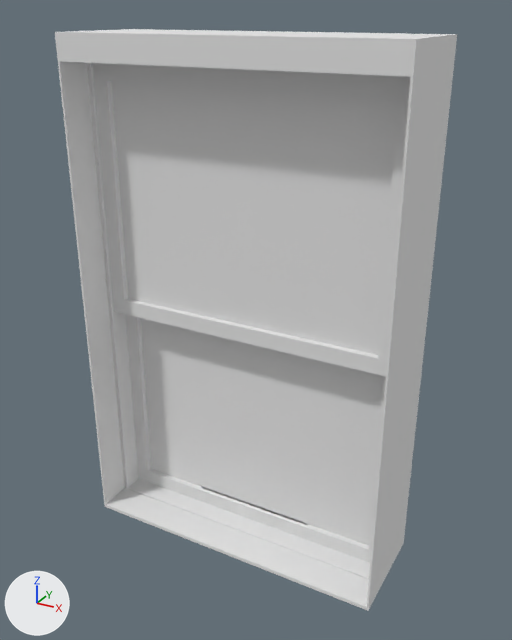
One commit to the OBJ model trunk/SweetHome3D/src/com/eteks/sweethome3d/io/resources/doubleHungWindow80x122.obj: the scene before it, then after it.
Rendered twice from a 50 mm camera at (0.788, -1.395, 2.265) aimed at (0.02, 0.001, 1.567). The lights are fixed; the arrows at lower left show +X, +Y and +Z. Where no turn or scale is listed for an object, it has been applied to the vertices. Vertices at the same position are counted once.

The first picture shows 'doubleHungWindow80x122'.
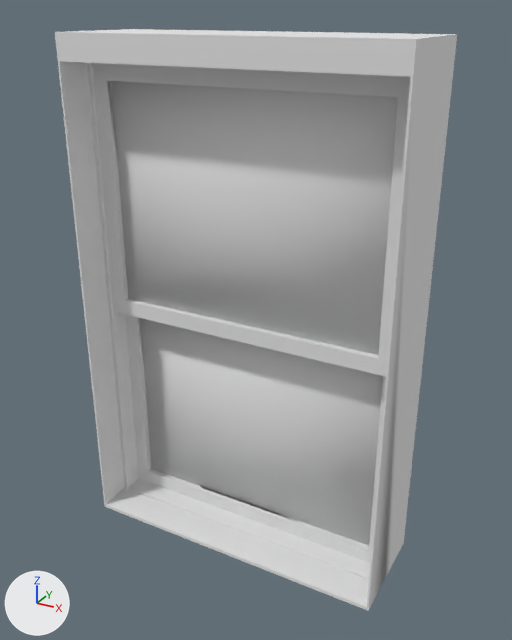
Edits to the scene script, one JSON object a line:
```json
{"block": "me_doublehungwindow80x122", "where": "# used by ob_doublehungwindow80x122; location = (0.0, 0.0, 0.0)"}
{"op": "remove", "block": "me_doublehungwindow80x122", "code": "me_doublehungwindow80x122.from_pydata(...)  # 270 vertices, 540 faces; spans x -0.405..0.405, y -0.139..0.131, z 0.939..2.218"}
{"op": "add", "block": "me_doublehungwindow80x122", "code": "me_doublehungwindow80x122.from_pydata(...)  # 147 vertices, 289 faces; spans x -0.405..0.405, y -0.139..0.131, z 0.939..2.218"}
{"block": "me_doublehungwindow80x122", "change": "me_doublehungwindow80x122 part 1"}
{"block": "me_doublehungwindow80x122", "change": "129 vertices are removed from x -0.4..0.4, y -0.139..0.131, z 0.939..2.158"}
{"block": "me_doublehungwindow80x122", "change": "412 faces are deleted"}
{"block": "me_doublehungwindow80x122", "change": "6 vertices are added at (0.391, -0.139, 0.939), (-0.391, 0.131, 0.939), (0.405, 0.001, 0.939), (0.405, -0.079, 0.939), (-0.404, -0.139, 0.939), (-0.4, -0.139, 0.939)"}
{"block": "me_doublehungwindow80x122", "change": "161 new faces join them, mat_white (white #e7e7e7)"}
```

What differs and where, as boxes [x1, y1, x2, y2] in the pictures (512 x 640 px):
```json
{"part": 1, "of": "me_doublehungwindow80x122", "change": "cut back", "before": [55, 32, 416, 610], "after": [55, 32, 416, 610]}
```
